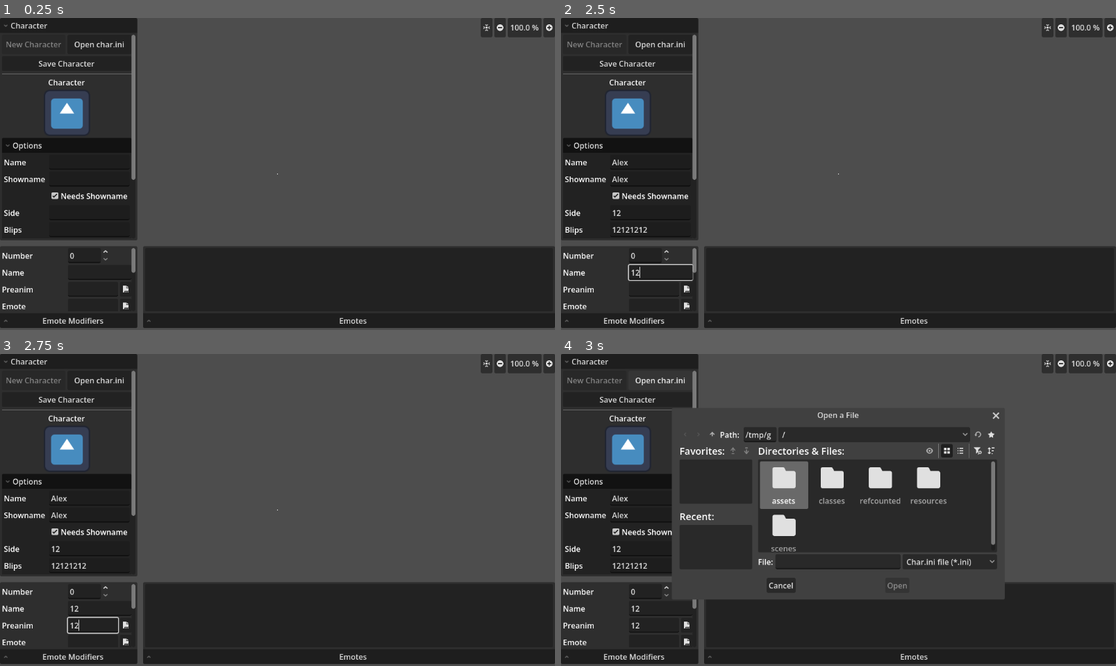
Above: before the commit, frames 1-4 (two rows, left to right).
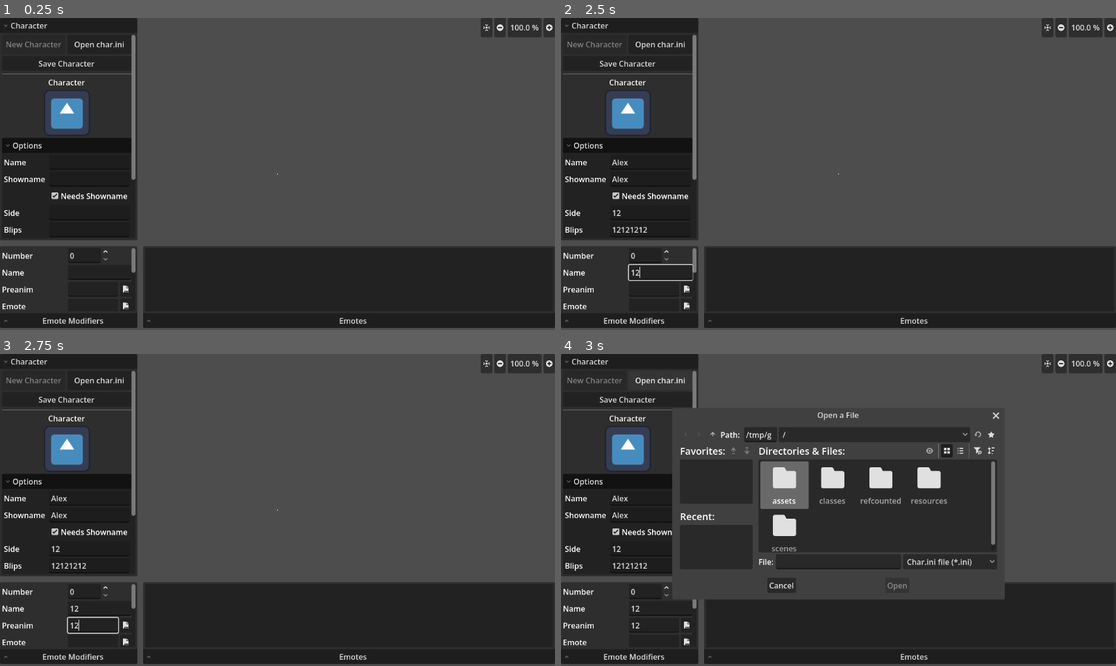
Above: after the commit, the same moments.

Repository: Crystalwarrior/KFO-CharMaker
Game: Godot game, scene res://scenes/main.tscn
Same seed, same stepped clock (60 frames per second), same inputs: the game is played once before the commit and once after it. The engine's default icon, where the game draws it, is replaced by a stand-in: a white triangle on a blue panel in a dark square.
Inputs (mouse positions are in pixels of both pictures, inside the frame that each line leads up to):
- Up to frame 1 (0.25 s): no input
- Up to frame 2 (2.5 s): click (649, 161) at 0.52 s; type "Alex" at 0.6 s; click (649, 180) at 0.75 s; type "Alex" at 0.83 s; click (649, 211) at 0.98 s; type "12" at 1.07 s; click (649, 230) at 1.27 s; type "12" at 1.35 s; click (649, 264) at 1.5 s; type "12" at 1.58 s; click (649, 280) at 1.73 s; type "12" at 1.82 s; click (649, 295) at 2.02 s; type "12" at 2.1 s; click (660, 273) at 2.25 s; type "12" at 2.33 s; click (655, 289) at 2.48 s
- Up to frame 3 (2.75 s): type "12" at 2.57 s
- Up to frame 4 (3 s): click "Open char.ini" at 2.75 s

Frames 1-3 are identical in both runs. In frame 4, 1.0% of the frame differs, in the area x 21-74%, y 24-76%.

Commit message:
fix get_emote_path not including (c) emote path

Diff:
--- a/scenes/char_converter.gd
+++ b/scenes/char_converter.gd
@@ -166,7 +166,7 @@
 	print(filePath)
 	var result = filePath.get_slice(".", 0).trim_prefix(current_character.get_folder() + "/")
 	print(result)
-	result = result.trim_prefix("(a)").trim_prefix("(b)")
+	result = result.trim_prefix("(a)").trim_prefix("(b)").trim_prefix("(c)")
 	print(result)
 	return result
 
